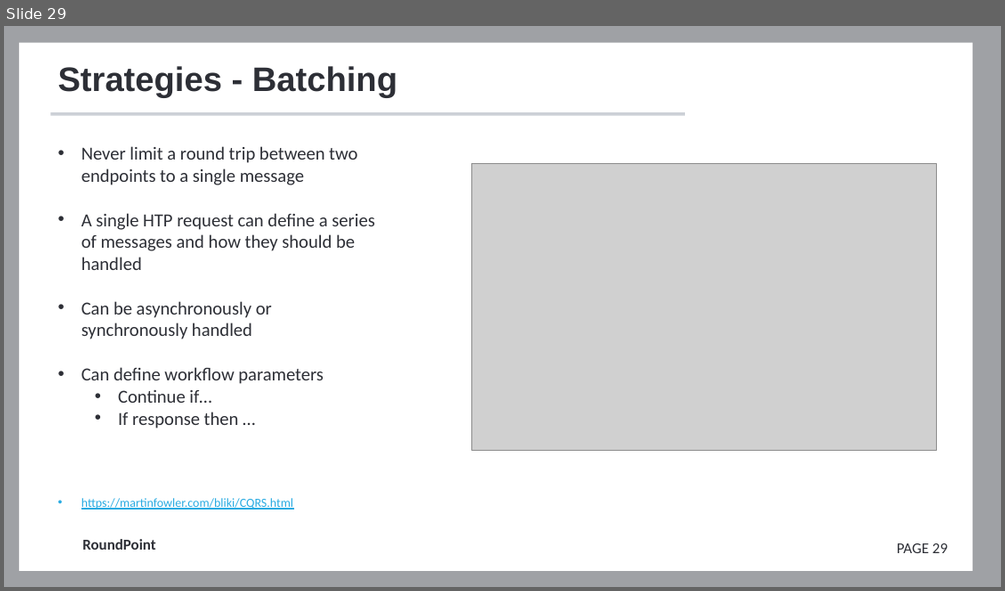
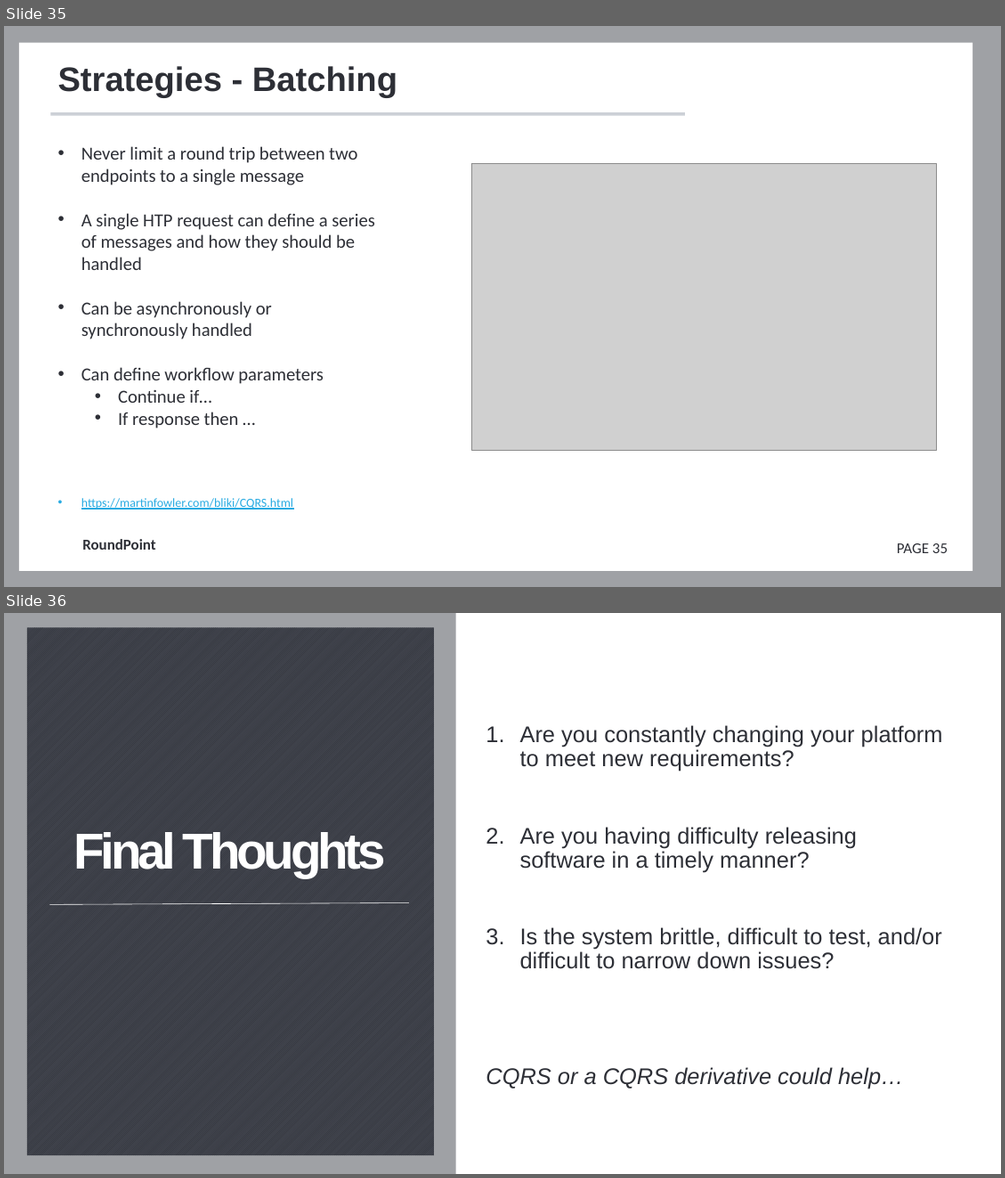
Before and after one commit to FrameworkFactory/cqrs-presentation, a slide deck: docs/Presentation.pptx. Shown one above the other, each under a label of ours: slide 29 before the commit, slides 35 and 36 after it. The pictures are 1005x591 and 1005x1178 pixels, drawn with LibreOffice and Linux fonts; fonts in the diff are those of the drawing; grey boxes stand for pictures; background and template pictures are left out. Boxes give left, top, right and bottom in pixels: in the first picture for what was removed or moved away, otherwise in the second. Text is boxed around its words. In the diff, an @@ line names an element or a change of style, - is before the commit and + after.

```diff
--- a/docs/Presentation.pptx
+++ b/docs/Presentation.pptx
@@ slide 36 added at (4, 613, 1001, 1174), background #FFFFFF @@
@@ rectangle added at (4, 613, 455, 1174), fill #41444D at 50% opacity @@
@@ rectangle added at (27, 628, 434, 1156), fill pattern #2D2F36 on #41444D @@
@@ text added at (485, 725, 943, 1088), 21.8 pt, text #2D2F36 @@
+1. Are you constantly changing your platform to meet new requirements?
+2. Are you having difficulty releasing software in a timely manner?
+3. Is the system brittle, difficult to test, and/or difficult to narrow down issues?
+CQRS or a CQRS derivative could help…
@@ text added at (74, 832, 386, 878), 48.5 pt, text #FFFFFF, bold @@
+Final Thoughts
@@ line added from (49, 905) to (409, 903), #FFFFFF 0.5 pt @@
@@ what was slide 29 is now slide 35 @@
@@ page number at (897, 543, 947, 553): text changed @@
-PAGE 29
+PAGE 35
```
Also in this commit, not shown: 7 slides changed, 11 other slides added, 10 slides removed.
